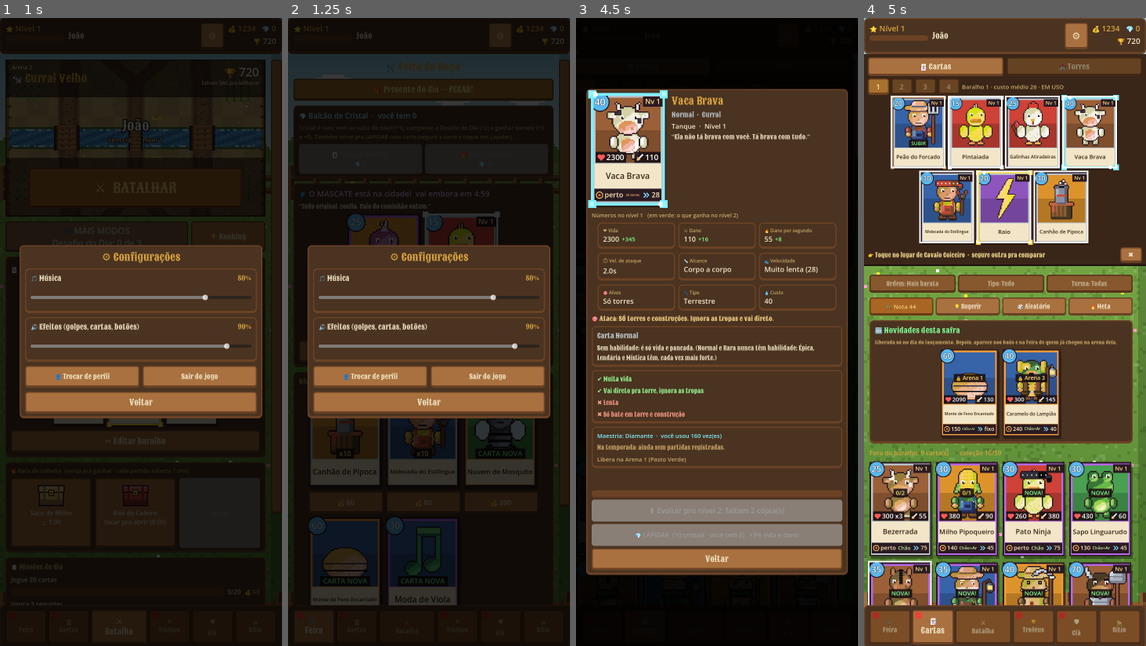
Above: before the commit, frames 1-4 (left to right).
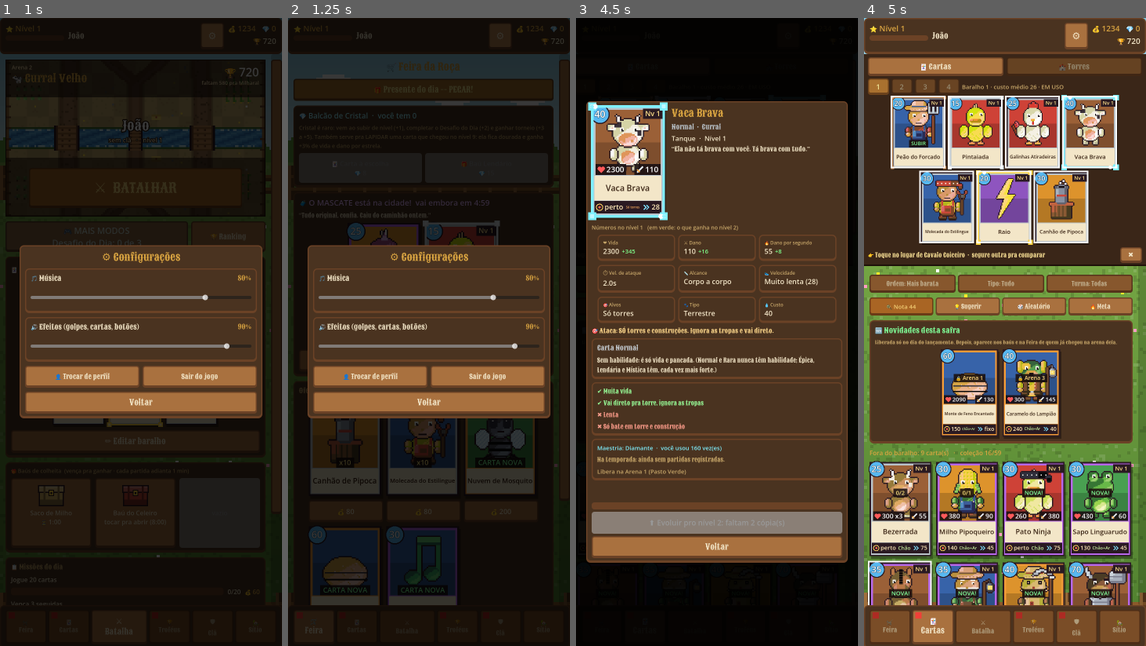
Above: after the commit, the same moments.

Repository: Generadevde/farmarena
Game: Godot game, scene res://ci/shot.tscn
Two runs of this game, one before a commit and one after it. Both use one fixed random seed, a clock stepped at 60 frames per second and the inputs below. This scene is started directly instead of the project's main scene. The engine's default icon, where the game draws it, is replaced by a stand-in: a white triangle on a blue panel in a dark square.
Inputs (mouse positions are in pixels of both pictures, inside the frame that each line leads up to):
- Up to frame 1 (1 s): click "⚙" at 0.5 s
- Up to frame 2 (1.25 s): no input
- Up to frame 3 (4.5 s): click "🎁 Presente do dia -- PEGAR!" at 1.25 s; click "Ordem: Mais barata" at 2 s; click "🏆 Ranking" at 2.75 s; click "200 pts Saco de Milho" at 3.5 s; click (717, 332) at 4.25 s
- Up to frame 4 (5 s): no input

Frame 1 is identical in both runs. In frame 2, 7.9% of the frame differs, in the area x 2-95%, y 18-93%; in frame 3, 25%, in the area x 3-97%, y 11-89%; in frame 4, nothing differs.

Commit message:
Lapidar só no nível 9 com carta dourada; Desafio do Dia com 3 tentativas
Co-Authored-By: Claude Fable 5.2 <noreply@anthropic.com>
Claude-Session: https://claude.ai/code/session_01F2c9wwKpd4XWAaAeM55Dzi

Diff:
--- a/AI/bot_learning.gd
+++ b/AI/bot_learning.gd
@@ -1283,8 +1283,8 @@
 	var best_path = ""
 	for path in data.get("deck_paths", []):
 		var st = int(stars_by_card.get(path, 0))
-		if st >= Progresso.STAR_MAX or have < int(Progresso.STAR_COST[st]):
-			continue
+		if st >= Progresso.STAR_MAX or have < int(Progresso.STAR_COST[st]) or int(levels.get(path, 1)) < PlayerProfile.MAX_CARD_LEVEL:
+			continue  # só lapida carta no nível máximo, igual você
 		if best_path == "" or int(levels.get(path, 1)) > int(levels.get(best_path, 1)):
 			best_path = path
 	if best_path == "":
--- a/Scripts/batlhe_scene.gd
+++ b/Scripts/batlhe_scene.gd
@@ -746,7 +746,7 @@
 	var info = Label.new()
 	var penalty = leave_penalty()
 	if MatchSetup.daily:
-		info.text = "Você perde só esta tentativa do Desafio do Dia."
+		info.text = "Sair conta como DERROTA: gasta uma das 3 tentativas do Desafio do Dia."
 	elif MatchSetup.tournament:
 		info.text = "No torneio, sair conta como DERROTA."
 	elif penalty > 0:
--- a/Scripts/card_view.gd
+++ b/Scripts/card_view.gd
@@ -106,15 +106,22 @@
 	var turma_col: Color = card.nation_data.color if card.nation_data != null else Color(0.55, 0.55, 0.55)
 	var mastery = _mastery()
 	var frame_col = rarity_col
+	# carta LAPIDADA (tem estrela): moldura e nome dourados, pra chamar atenção
+	var polished = !locked and (stars_override if stars_override >= 0 else (Progresso.stars(card) if level_override <= 0 else 0)) > 0
+	if polished:
+		frame_col = Color("#f2c230")
 	if locked:
 		frame_col = Color(0.35, 0.33, 0.3)
 		turma_col = Color(0.3, 0.29, 0.27)
 
 	# sombra + moldura
 	draw_rect(Rect2(3 * u, 5 * u, w - 3 * u, h - 5 * u), Color(0, 0, 0, 0.35))
-	draw_rect(Rect2(0, 0, w - 3 * u, h - 5 * u), Color("#2a1a22"))
+	draw_rect(Rect2(0, 0, w - 3 * u, h - 5 * u), Color("#2a1a22") if !polished else Color("#7a4a08"))
 	var inner = Rect2(3 * u, 3 * u, w - 9 * u, h - 11 * u)
 	draw_rect(inner, frame_col)
+	if polished:
+		# filete claro por dentro: dá o brilho de ouro
+		draw_rect(Rect2(inner.position + Vector2(1.5, 1.5) * u, inner.size - Vector2(3, 3) * u), Color("#fff0a0"), false, 1.5 * u)
 	# fundo da arte (cor da turma, com faixa clara em cima)
 	var art_box = Rect2(inner.position + Vector2(4, 4) * u, Vector2(inner.size.x - 8 * u, inner.size.x - 8 * u))
 	draw_rect(art_box, turma_col.darkened(0.25))
@@ -122,11 +129,15 @@
 	if card.icon != null:
 		var art_rect = Rect2(art_box.position, art_box.size)
 		draw_texture_rect(card.icon, art_rect, false, Color(0.12, 0.12, 0.12, 0.9) if locked else Color.WHITE)
+	if polished:
+		# banho dourado de leve na arte + reflexo no canto
+		draw_rect(art_box, Color(1.0, 0.82, 0.2, 0.16))
+		draw_colored_polygon(PackedVector2Array([art_box.position, art_box.position + Vector2(art_box.size.x * 0.45, 0), art_box.position + Vector2(0, art_box.size.y * 0.45)]), Color(1.0, 0.95, 0.6, 0.22))
 	# nome
 	var font = ThemeDB.fallback_font
 	var foot_h = FOOT * u if show_stats else 0.0
 	var name_rect = Rect2(inner.position.x + 2 * u, art_box.end.y + 2 * u, inner.size.x - 4 * u, inner.end.y - art_box.end.y - 4 * u - foot_h)
-	draw_rect(name_rect, Color("#f3e6c8") if !locked else Color(0.6, 0.58, 0.54))
+	draw_rect(name_rect, (Color("#ffe9a0") if polished else Color("#f3e6c8")) if !locked else Color(0.6, 0.58, 0.54))
 	var fs = int(15 * u)
 	var label = card.card_name if !locked else "???"
 	while fs > 9 and font.get_string_size(label, HORIZONTAL_ALIGNMENT_LEFT, -1, fs).x > name_rect.size.x - 4:
--- a/Scripts/hub.gd
+++ b/Scripts/hub.gd
@@ -726,7 +726,7 @@
 	var v = _popup(660)
 	v.add_child(_title("📅 Desafio do Dia"))
 	var deck = Progresso.daily_deck()
-	v.add_child(_wrap("Hoje o baralho é emprestado: turma %s. Vença %d partidas com ele. Cartas e torres no nível %d pros dois lados, não vale troféu, e pode tentar quantas vezes quiser. Amanhã o baralho muda." % [Progresso.daily_theme(), Progresso.DAILY_WINS, MatchSetup.TOURNAMENT_LEVEL], 15, ThemeBuilder.COLOR_STAT_LABEL))
+	v.add_child(_wrap("Hoje o baralho é emprestado: turma %s. Vença %d partidas com ele antes de perder %d (cada derrota gasta uma tentativa). Cartas e torres no nível %d pros dois lados, não vale troféu. Amanhã o baralho muda." % [Progresso.daily_theme(), Progresso.DAILY_WINS, Progresso.DAILY_TRIES, MatchSetup.TOURNAMENT_LEVEL], 15, ThemeBuilder.COLOR_STAT_LABEL))
 	var g = _grid(v, 4)
 	for c in deck:
 		var cv = CardView.make(c, 150, true)
@@ -738,8 +738,7 @@
 	var check = DeckDoctor.analyze(deck)
 	v.add_child(_label("Nota do baralho: %s (%d)" % [check["veredito"], int(check["nota"])], 15, check["cor"]))
 	var ladder = LadderView.new()
-	ladder.setup(Progresso.daily_wins(), Progresso.DAILY_WINS, 0, 0, {Progresso.DAILY_WINS: Progresso.DAILY_CHEST})
-	ladder.custom_minimum_size.y = 96
+	ladder.setup(Progresso.daily_wins(), Progresso.DAILY_WINS, Progresso.daily_losses(), Progresso.DAILY_TRIES, {Progresso.DAILY_WINS: Progresso.DAILY_CHEST})
 	v.add_child(ladder)
 	v.add_child(_label("Prêmio: 💰 %d por vitória  ·  com %d vitórias: %s + XP (e às vezes um poder)" % [Progresso.DAILY_GOLD_PER_WIN, Progresso.DAILY_WINS, Progresso.CHESTS[Progresso.DAILY_CHEST]["nome"]], 14, Color(0.8, 0.95, 1.0)))
 	if Progresso.daily_done():
@@ -747,12 +746,17 @@
 	var pb = _button("⚔ JOGAR com o baralho do dia", _play_daily, 24)
 	pb.custom_minimum_size.y = 80
 	pb.modulate = Color(1.0, 0.92, 0.6)
+	if !Progresso.daily_can_play():
+		pb.disabled = true
+		pb.text = "Acabaram as 3 tentativas de hoje. Volte amanhã!"
+		pb.modulate = Color(1, 1, 1)
 	v.add_child(pb)
 	v.add_child(_button("Voltar", _close.bind(v)))
 
 
 func _play_daily():
-	Progresso.start_daily_match(get_tree())
+	if Progresso.daily_can_play():
+		Progresso.start_daily_match(get_tree())
 
 
 # ================================================================ DOUTOR DO BARALHO
@@ -1923,7 +1927,8 @@
 
 	if owned:
 		var n_stars = Progresso.stars(card)
-		if n_stars < Progresso.STAR_MAX:
+		# lapidar só existe pra carta no nível máximo
+		if n_stars < Progresso.STAR_MAX and Progresso.polish_unlocked(card):
 			var pol = _button("💎 LAPIDAR  (%d cristais · você tem %d)   +3%% vida e dano" % [Progresso.star_cost(card), Progresso.crystals()], _polish.bind(card, v, deck_index), 16)
 			pol.disabled = !Progresso.can_polish(card)
 			if !pol.disabled:
@@ -2212,7 +2217,7 @@
 
 	var kp = _panel(box)
 	kp.add_child(_label("💎 Balcão de Cristal  ·  você tem %d" % Progresso.crystals(), 19, Color(0.6, 0.95, 1.0)))
-	kp.add_child(_wrap("Cristal é raro: vem ao subir de nível (+1), completar o Desafio do Dia (+2) e ganhar torneio (+3 a +5). Também serve pra LAPIDAR uma carta (segure a carta e toque em Lapidar).", 14, ThemeBuilder.COLOR_STAT_LABEL))
+	kp.add_child(_wrap("Cristal é raro: vem ao subir de nível (+1), completar o Desafio do Dia (+2) e ganhar torneio (+3 a +5). Também serve pra LAPIDAR uma carta que chegou no nível %d: ela fica dourada e ganha +3%% de vida e dano por estrela." % PlayerProfile.MAX_CARD_LEVEL, 14, ThemeBuilder.COLOR_STAT_LABEL))
 	var krow = HBoxContainer.new()
 	krow.add_theme_constant_override("separation", 8)
 	kp.add_child(krow)
--- a/Scripts/progresso.gd
+++ b/Scripts/progresso.gd
@@ -1047,8 +1047,9 @@
 
 # ================================================================ CRISTAIS (recurso raro) e ESTRELAS
 ## Cristal vem bem pouquinho: subir de nível, completar o Desafio do Dia e
-## ganhar torneio. Serve pra LAPIDAR uma carta (até 3 estrelas, +3% de vida e
-## dano cada) e pro Balcão de Cristal da Feira (carta à escolha, Baú Lendário).
+## ganhar torneio. Serve pra LAPIDAR uma carta que já está no nível máximo
+## (até 3 estrelas, +3% de vida e dano cada; a carta fica dourada) e pro
+## Balcão de Cristal da Feira (carta à escolha, Baú Lendário).
 ## No torneio as estrelas não valem (lá é todo mundo igual). Os bots seguem a
 ## mesma regra: ganham cristal raramente e lapidam as cartas do baralho.
 const STAR_MAX = 3
@@ -1082,8 +1083,13 @@
 	return int(STAR_COST[clampi(stars(c), 0, STAR_MAX - 1)])
 
 
+## só carta no NÍVEL MÁXIMO pode ser lapidada (é o que vem depois do nível 9)
+func polish_unlocked(c: CardData) -> bool:
+	return is_owned(c) and level(c) >= PlayerProfile.MAX_CARD_LEVEL
+
+
 func can_polish(c: CardData) -> bool:
-	return is_owned(c) and stars(c) < STAR_MAX and crystals() >= star_cost(c)
+	return polish_unlocked(c) and stars(c) < STAR_MAX and crystals() >= star_cost(c)
 
 
 func polish(c: CardData) -> bool:
@@ -1118,6 +1124,7 @@
 
 # ================================================================ DESAFIO DO DIA
 const DAILY_WINS = 3
+const DAILY_TRIES = 3   # tentativas por dia (cada derrota gasta uma)
 const DAILY_GOLD_PER_WIN = 40
 const DAILY_CHEST = 2
 
@@ -1125,8 +1132,21 @@
 func _daily_state() -> Dictionary:
 	var today = Time.get_date_string_from_system()
 	if !d.has("diario") or !(d["diario"] is Dictionary) or str(d["diario"].get("dia", "")) != today:
-		d["diario"] = {"dia": today, "vit": 0, "jogos": 0, "feito": false}
+		d["diario"] = {"dia": today, "vit": 0, "jogos": 0, "der": 0, "feito": false}
 	return d["diario"]
+
+
+func daily_losses() -> int:
+	return int(_daily_state().get("der", 0))
+
+
+func daily_tries_left() -> int:
+	return maxi(0, DAILY_TRIES - daily_losses())
+
+
+## ainda dá pra jogar o desafio hoje? (acabaram as tentativas = só amanhã)
+func daily_can_play() -> bool:
+	return daily_done() or daily_tries_left() > 0
 
 
 func daily_wins() -> int:
@@ -1191,7 +1211,13 @@
 func daily_result(won: bool) -> String:
 	var st = _daily_state()
 	st["jogos"] = int(st["jogos"]) + 1
-	var text = "Não foi dessa vez. Pode tentar de novo quantas vezes quiser."
+	var text = ""
+	if !won and !bool(st["feito"]):
+		st["der"] = int(st.get("der", 0)) + 1
+		var left = maxi(0, DAILY_TRIES - int(st["der"]))
+		text = "Não foi dessa vez. %s" % ("Restam %d tentativa(s) hoje." % left if left > 0 else "Acabaram as tentativas de hoje. Amanhã tem baralho novo.")
+	elif !won:
+		text = "Não foi dessa vez (o prêmio de hoje você já pegou)."
 	if won and !bool(st["feito"]):
 		st["vit"] = int(st["vit"]) + 1
 		PlayerProfile.add_coins(DAILY_GOLD_PER_WIN)
--- a/ci/shot.gd
+++ b/ci/shot.gd
@@ -90,7 +90,13 @@
 	for n in get_tree().get_nodes_in_group("hub_popup"):
 		n.queue_free()
 	Progresso.add_crystals(40)
-	print("SHOT cristal: lapidou? ", Progresso.polish(Progresso.deck_cards(0)[3]), " estrelas=", Progresso.stars(Progresso.deck_cards(0)[3]), " cristais=", Progresso.crystals())
+	var pol_c: CardData = Progresso.deck_cards(0)[3]
+	var early = Progresso.polish(pol_c)
+	PlayerProfile.card_levels[pol_c.resource_path] = PlayerProfile.MAX_CARD_LEVEL
+	print("SHOT cristal: lapidou no nível baixo? ", early, " | no nível máximo? ", Progresso.polish(pol_c), " estrelas=", Progresso.stars(pol_c), " cristais=", Progresso.crystals())
+	hub._queue_refresh()
+	await get_tree().create_timer(0.5).timeout
+	await _shot("dourada")
 	hub._show_modes()
 	await get_tree().create_timer(0.4).timeout
 	await _shot("modos")
